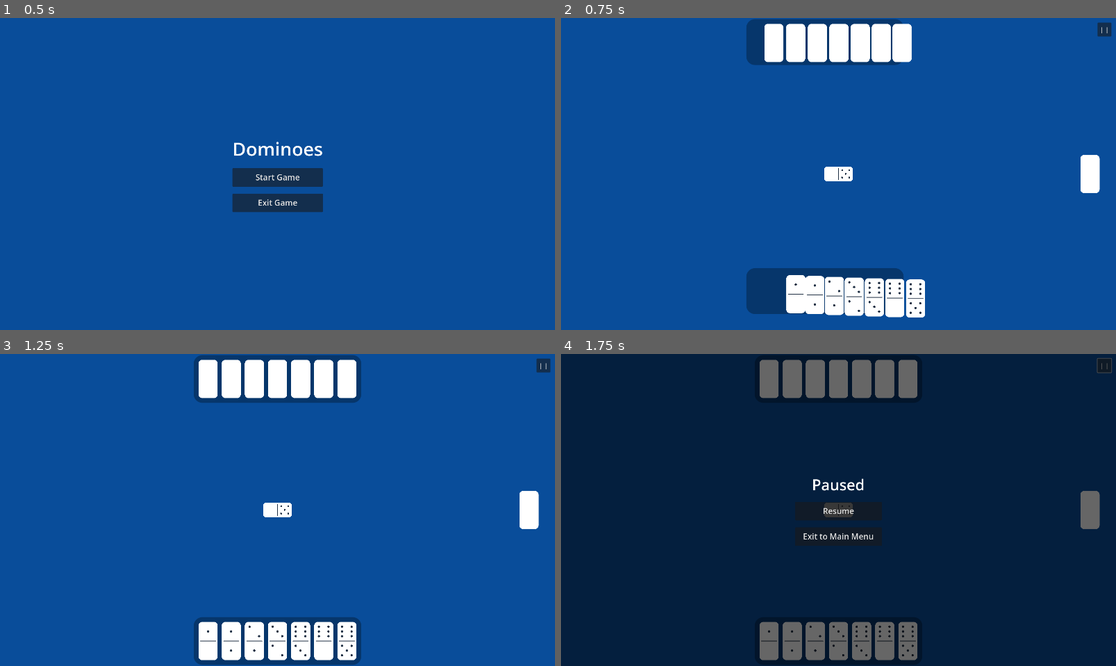
Above: before the commit, frames 1-4 (two rows, left to right).
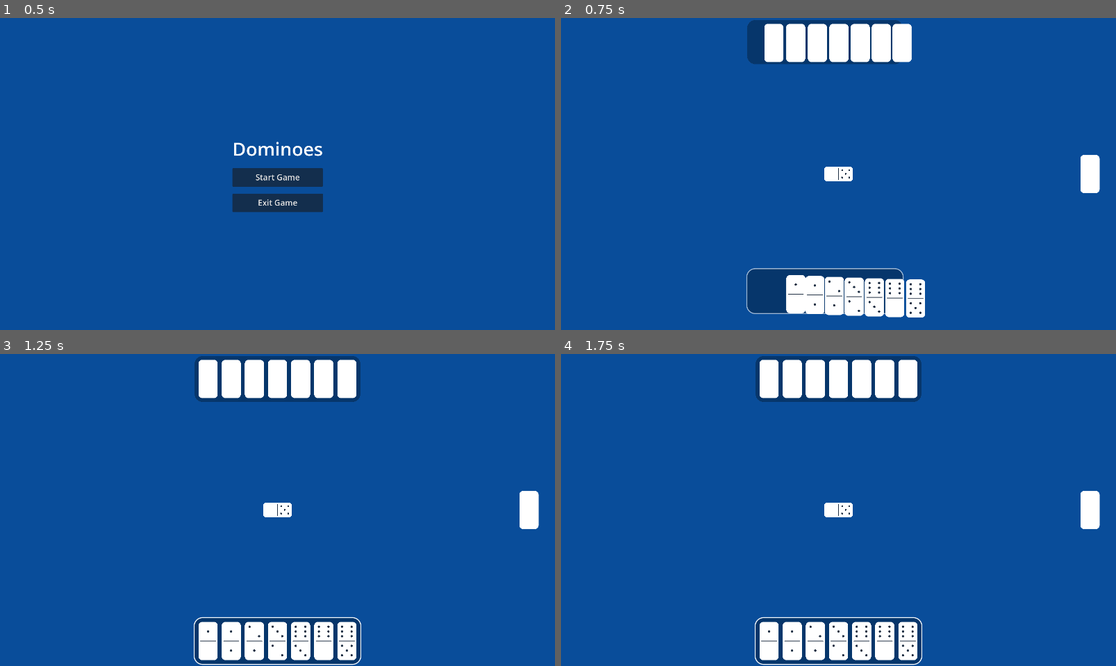
Above: after the commit, the same moments.

Repository: lenny015/capstone-game
Game: Godot game, scene res://scenes/main_menu.tscn
Same seed, same stepped clock (60 frames per second), same inputs: the game is played once before the commit and once after it.
Inputs (mouse positions are in pixels of both pictures, inside the frame that each line leads up to):
- Up to frame 1 (0.5 s): no input
- Up to frame 2 (0.75 s): click "Start Game" at 0.5 s
- Up to frame 3 (1.25 s): no input
- Up to frame 4 (1.75 s): click (1104, 366) at 1.25 s, where only the run before the commit has a clickable "| |"

Frame 1 is identical in both runs. In frame 2, 0.5% of the frame differs, in the area x 33-100%, y 0-95%; in frame 3, 0.6%; in frame 4, 100%, in the area x 0-100%, y 0-100%.

Commit message:
Add hud script for turn indication, resized boundary

Diff:
--- a/scenes/game_board.tscn
+++ b/scenes/game_board.tscn
@@ -1,10 +1,11 @@
-[gd_scene load_steps=8 format=3 uid="uid://bal2psoc1bktl"]
+[gd_scene load_steps=10 format=3 uid="uid://bal2psoc1bktl"]
 
 [ext_resource type="Script" uid="uid://cqf20fecf0uka" path="res://scripts/domino_manager.gd" id="1_tqoos"]
 [ext_resource type="Script" uid="uid://divos1gu6mjf8" path="res://scripts/player_hand.gd" id="2_3wu0g"]
 [ext_resource type="PackedScene" uid="uid://byji2xvai8u7w" path="res://scenes/boneyard.tscn" id="3_mq2xb"]
 [ext_resource type="Script" uid="uid://c23hm0aciyhe4" path="res://scripts/pause_menu.gd" id="4_pausemenu"]
 [ext_resource type="Script" uid="uid://v4anbgaija0t" path="res://scripts/opponent_hand.gd" id="5_opphand"]
+[ext_resource type="Script" uid="uid://dpu02tk6h0rly" path="res://scripts/hud.gd" id="5_qmxhh"]
 
 [sub_resource type="StyleBoxFlat" id="StyleBoxFlat_cmh4g"]
 bg_color = Color(0, 0, 0, 0.3019608)
@@ -13,8 +14,15 @@
 corner_radius_bottom_right = 30
 corner_radius_bottom_left = 30
 
+[sub_resource type="StyleBoxFlat" id="StyleBoxFlat_qmxhh"]
+bg_color = Color(0, 0, 0, 0.3019608)
+corner_radius_top_left = 30
+corner_radius_top_right = 30
+corner_radius_bottom_right = 30
+corner_radius_bottom_left = 30
+
 [sub_resource type="RectangleShape2D" id="RectangleShape2D_0jtfi"]
-size = Vector2(245, 249.5)
+size = Vector2(245, 111.38461)
 
 [node name="Game Board" type="Node2D"]
 
@@ -56,7 +64,7 @@
 z_as_relative = false
 offset_right = 40.0
 offset_bottom = 40.0
-theme_override_styles/panel = SubResource("StyleBoxFlat_cmh4g")
+theme_override_styles/panel = SubResource("StyleBoxFlat_qmxhh")
 
 [node name="Boneyard" parent="." instance=ExtResource("3_mq2xb")]
 
@@ -65,11 +73,13 @@
 collision_mask = 128
 
 [node name="CollisionShape2D" type="CollisionShape2D" parent="Boundary"]
-position = Vector2(960, 540)
+position = Vector2(960, 544)
 scale = Vector2(6.5, 6.5)
 shape = SubResource("RectangleShape2D_0jtfi")
 
 [node name="HUD" type="CanvasLayer" parent="."]
+visible = false
+script = ExtResource("5_qmxhh")
 
 [node name="PauseButton" type="Button" parent="HUD"]
 process_mode = 3
--- a/scripts/game_state.gd
+++ b/scripts/game_state.gd
@@ -90,11 +90,11 @@
 		for d in opponent_hand_data:
 			opponent_pips += d[0] + d[1]
 		if player_pips < opponent_pips:
-			print("GAME OVER — Player wins (blocked, fewer pips: %d vs %d)" % [player_pips, opponent_pips])
+			game_over.emit(Turn.PLAYER, "blocked")
 		elif opponent_pips < player_pips:
-			print("GAME OVER — Opponent wins (blocked, fewer pips: %d vs %d)" % [opponent_pips, player_pips])
+			game_over.emit(Turn.OPPONENT, "blocked")
 		else:
-			print("GAME OVER — Draw (blocked, equal pips: %d)" % player_pips)
+			game_over.emit(Turn.PLAYER, "draw")
 		return
 	end_turn()
 
--- /dev/null
+++ b/scripts/hud.gd
@@ -0,0 +1,54 @@
+extends CanvasLayer
+
+@onready var player_bg = $"../PlayerHand/PlayerHandBackground"
+@onready var opponent_bg = $"../OpponentHand/OpponentHandBackground"
+
+const BORDER_COLOR_ON = Color(240, 226, 153, 1)
+const BORDER_COLOR_OFF = Color(1.0, 1.0, 1.0, 0.0)
+const BORDER_WIDTH = 3
+const FADE_DURATION = 0.3
+
+func _ready():
+	GameState.turn_changed.connect(_on_turn_changed)
+	GameState.game_over.connect(_on_game_over)
+	_set_border_width(player_bg, BORDER_WIDTH)
+	_set_border_width(opponent_bg, BORDER_WIDTH)
+	_set_border_color(player_bg, BORDER_COLOR_OFF)
+	_set_border_color(opponent_bg, BORDER_COLOR_OFF)
+	_fade_border(player_bg, BORDER_COLOR_ON)
+
+func _on_turn_changed(whose_turn: GameState.Turn):
+	if whose_turn == GameState.Turn.PLAYER:
+		_fade_border(opponent_bg, BORDER_COLOR_OFF)
+		_fade_border(player_bg, BORDER_COLOR_ON)
+	else:
+		_fade_border(player_bg, BORDER_COLOR_OFF)
+		_fade_border(opponent_bg, BORDER_COLOR_ON)
+
+func _on_game_over(_winner: GameState.Turn, _reason: String):
+	_fade_border(player_bg, BORDER_COLOR_OFF)
+	_fade_border(opponent_bg, BORDER_COLOR_OFF)
+
+func _fade_border(panel: Panel, target_color: Color):
+	var stylebox = panel.get_theme_stylebox("panel") as StyleBoxFlat
+	if not stylebox:
+		return
+	var tween = get_tree().create_tween()
+	tween.tween_method(
+		func(c: Color): stylebox.border_color = c,
+		stylebox.border_color,
+		target_color,
+		FADE_DURATION
+	)
+
+func _set_border_width(panel: Panel, width: int):
+	var stylebox = panel.get_theme_stylebox("panel") as StyleBoxFlat
+	if not stylebox:
+		return
+	stylebox.set_border_width_all(width)
+
+func _set_border_color(panel: Panel, color: Color):
+	var stylebox = panel.get_theme_stylebox("panel") as StyleBoxFlat
+	if not stylebox:
+		return
+	stylebox.border_color = color
Not shown, added: scripts/hud.gd.uid
